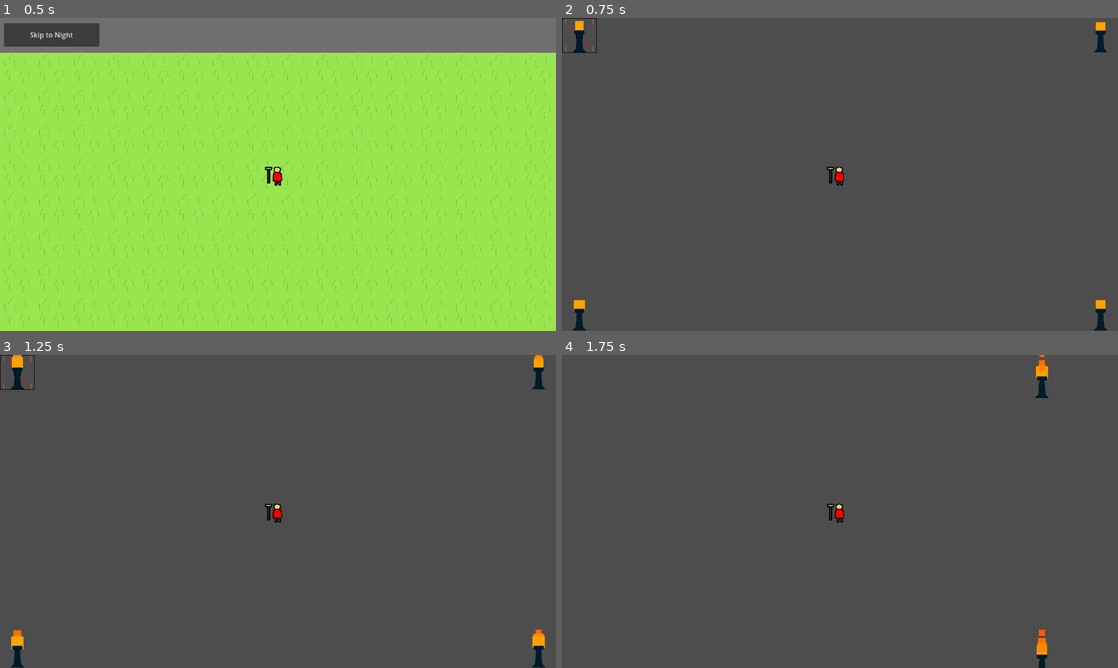
Above: before the commit, frames 1-4 (two rows, left to right).
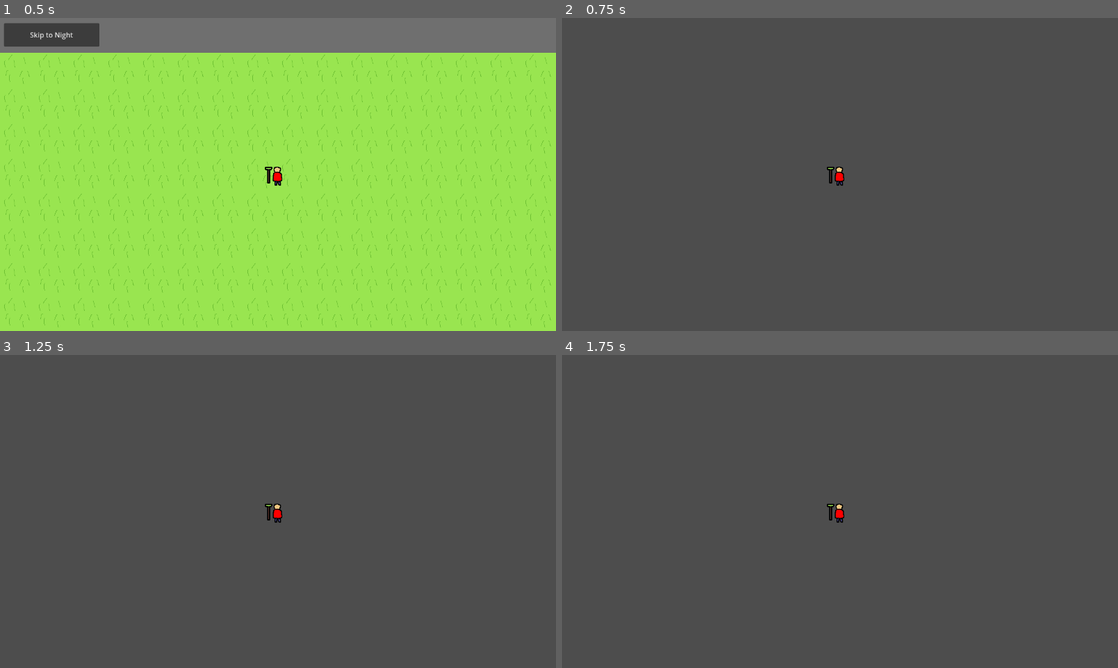
Above: after the commit, the same moments.

Repository: SwomeeSwann/cooler-pesticide
Game: Godot game, scene res://daytime.tscn
The game is run twice, just before and just after one commit, with the same random seed, the same clock (stepped at 60 frames per second) and the same inputs.
Inputs (mouse positions are in pixels of both pictures, inside the frame that each line leads up to):
- Up to frame 1 (0.5 s): no input
- Up to frame 2 (0.75 s): click "Skip to Night" at 0.5 s
- Up to frame 3 (1.25 s): no input
- Up to frame 4 (1.75 s): tap Enter at 1.25 s; move the mouse to (962, 495) at 1.27 s; hold D from 1.28 s (still down); click (962, 495) at 1.42 s

Frame 1 is identical in both runs. In frame 2, 0.7% of the frame differs, in the area x 0-98%, y 0-100%; in frame 3, 0.8%; in frame 4, 0.4%.

Commit message:
Add files via upload

Diff:
--- a/ProceduralScripting.gd
+++ b/ProceduralScripting.gd
@@ -1,28 +1 @@
 extends TileMap
-
-var agentPos = Vector2(0,0)
-var gridAround = []
-
-var itr = 0
-var maxIterations = 10
-# Called when the node enters the scene tree for the first time.
-func _ready():
-	generate_random()
-	pass # Replace with function body.
-
-
-# Called every frame. 'delta' is the elapsed time since the previous frame.
-func _process(delta):
-	pass
-
-func generate_random():
-	while itr < maxIterations:
-		var randomRoom = randi_range(0,1)
-		set_cell(0, agentPos, 0, Vector2(randomRoom,0))
-		gridAround = [Vector2(agentPos.x - 1, agentPos.y), Vector2(agentPos.x + 1, agentPos.y),
-			Vector2(agentPos.x, agentPos.y - 1), Vector2(agentPos.x, agentPos.y + 1)]
-
-		var randomCell = randi_range(0,3)
-		if get_cell_atlas_coords(0, gridAround[randomCell], false) == Vector2i(-1,-1):
-			agentPos = gridAround[randomCell]
-			itr += 1
--- a/SpriteScript.gd
+++ b/SpriteScript.gd
@@ -1,6 +1,6 @@
 extends Sprite2D
 
-
+@onready var daytime = get_node("/root/Daytime")
 # Called when the node enters the scene tree for the first time.
 func _ready():
 	position = Vector2(640,360)
@@ -10,13 +10,40 @@
 # Called every frame. 'delta' is the elapsed time since the previous frame.
 func _process(delta):
 	if Input.is_key_label_pressed(KEY_W):
-		position.y -= 300 * delta
+		if get_tree().current_scene == daytime:
+			if not position.y < 100:
+				position.y -= 300 * delta
+		else:
+			var floorData = get_node("/root/Night/FloorTiles")
+			var mapPos = floorData.local_to_map(Vector2(position.x, position.y - 20))
+			if not floorData.get_cell_atlas_coords(0, mapPos, false) == Vector2i(2,1):
+				position.y -= 300 * delta
 	if Input.is_key_label_pressed(KEY_A):
-		position.x -= 300 * delta
+		if get_tree().current_scene == daytime:
+				position.x -= 300 * delta
+		else:
+			var floorData = get_node("/root/Night/FloorTiles")
+			var mapPos = floorData.local_to_map(Vector2(position.x - 15, position.y))
+			if not floorData.get_cell_atlas_coords(0, mapPos, false) == Vector2i(2,1):
+				position.x -= 300 * delta
 	if Input.is_key_label_pressed(KEY_S):
-		position.y += 300 * delta
+		if get_tree().current_scene == daytime:
+				position.y += 300 * delta
+		else:
+			var floorData = get_node("/root/Night/FloorTiles")
+			var mapPos = floorData.local_to_map(Vector2(position.x, position.y + 20))
+			if not floorData.get_cell_atlas_coords(0, mapPos, false) == Vector2i(2,1):
+				position.y += 300 * delta
 	if Input.is_key_label_pressed(KEY_D):
-		position.x += 300 * delta
+		if get_tree().current_scene == daytime:
+				position.x += 300 * delta
+		else:
+			var floorData = get_node("/root/Night/FloorTiles")
+			var mapPos = floorData.local_to_map(Vector2(position.x + 15, position.y))
+			if not floorData.get_cell_atlas_coords(0, mapPos, false) == Vector2i(2,1):
+				position.x += 300 * delta
 
-	if Input.is_mouse_button_pressed(MOUSE_BUTTON_LEFT):
-		position.y -= 300 * delta
+
+	if Input.is_mouse_button_pressed(MOUSE_BUTTON_LEFT) and not get_parent() == daytime:
+		var floorData = get_node("/root/Night/FloorTiles")
+		position = floorData.map_to_local(Vector2(100,100))
--- a/farmingScript.gd
+++ b/farmingScript.gd
@@ -1,6 +1,6 @@
 extends TileMap
 
-
+@onready var parentNode = get_parent()
 # Called when the node enters the scene tree for the first time.
 func _ready():
 	pass # Replace with function body.
@@ -13,7 +13,6 @@
 
 func _input(event):
 	if event is InputEventMouseButton:
-		var parentNode = get_node("/root/Daytime")
 		if event.button_index == MOUSE_BUTTON_LEFT and get_parent() == parentNode:
 			var tilePos = local_to_map(event.position)
 			if not tilePos.y == 0:
--- a/night.tscn
+++ b/night.tscn
@@ -58,14 +58,6 @@
 [sub_resource type="TileSet" id="TileSet_ur82v"]
 tile_size = Vector2i(80, 80)
 sources/0 = SubResource("TileSetAtlasSource_o60wy")
-
-[sub_resource type="Curve" id="Curve_e054x"]
-_data = [Vector2(0, 1), 0.0, 0.0, 0, 0, Vector2(1, 0.472527), 0.0, 0.0, 0, 0]
-point_count = 2
-
-[sub_resource type="Gradient" id="Gradient_0id0j"]
-offsets = PackedFloat32Array(0, 0.537415, 1)
-colors = PackedColorArray(1, 0.713726, 0, 1, 1, 0.47451, 0, 1, 1, 0.329412, 0, 1)
 
 [sub_resource type="TileSetAtlasSource" id="TileSetAtlasSource_iwa80"]
 texture = ExtResource("4_p5ud1")
@@ -150,6 +142,14 @@
 tile_size = Vector2i(80, 80)
 sources/0 = SubResource("TileSetAtlasSource_iwa80")
 
+[sub_resource type="Curve" id="Curve_e054x"]
+_data = [Vector2(0, 1), 0.0, 0.0, 0, 0, Vector2(1, 0.472527), 0.0, 0.0, 0, 0]
+point_count = 2
+
+[sub_resource type="Gradient" id="Gradient_0id0j"]
+offsets = PackedFloat32Array(0, 0.537415, 1)
+colors = PackedColorArray(1, 0.713726, 0, 1, 1, 0.47451, 0, 1, 1, 0.329412, 0, 1)
+
 [node name="Night" type="Node2D"]
 
 [node name="LevelGen" type="TileMap" parent="."]
@@ -157,55 +157,58 @@
 format = 2
 script = ExtResource("3_uj3uo")
 
-[node name="Fire" type="CPUParticles2D" parent="."]
-position = Vector2(40, 19)
-amount = 4
-direction = Vector2(1, 1)
-spread = 90.0
-gravity = Vector2(0, -100)
-scale_amount_min = 20.0
-scale_amount_max = 30.0
-scale_amount_curve = SubResource("Curve_e054x")
-color_ramp = SubResource("Gradient_0id0j")
-
-[node name="Fire3" type="CPUParticles2D" parent="."]
-position = Vector2(1240, 662)
-amount = 4
-direction = Vector2(1, 1)
-spread = 90.0
-gravity = Vector2(0, -100)
-scale_amount_min = 20.0
-scale_amount_max = 30.0
-scale_amount_curve = SubResource("Curve_e054x")
-color_ramp = SubResource("Gradient_0id0j")
-
-[node name="Fire4" type="CPUParticles2D" parent="."]
-position = Vector2(40, 664)
-amount = 4
-direction = Vector2(1, 1)
-spread = 90.0
-gravity = Vector2(0, -100)
-scale_amount_min = 20.0
-scale_amount_max = 30.0
-scale_amount_curve = SubResource("Curve_e054x")
-color_ramp = SubResource("Gradient_0id0j")
-
-[node name="Fire2" type="CPUParticles2D" parent="."]
-position = Vector2(1240, 22)
-amount = 4
-direction = Vector2(1, 1)
-spread = 90.0
-gravity = Vector2(0, -100)
-scale_amount_min = 20.0
-scale_amount_max = 30.0
-scale_amount_curve = SubResource("Curve_e054x")
-color_ramp = SubResource("Gradient_0id0j")
-
 [node name="FloorTiles" type="TileMap" parent="."]
 tile_set = SubResource("TileSet_1rhgj")
 format = 2
-layer_0/tile_data = PackedInt32Array(0, 0, 1, 15, 0, 1, 524303, 0, 1, 524288, 0, 1)
 script = ExtResource("5_nkpb2")
+
+[node name="Fire" type="CPUParticles2D" parent="."]
+visible = false
+position = Vector2(40, 19)
+amount = 4
+direction = Vector2(1, 1)
+spread = 90.0
+gravity = Vector2(0, -100)
+scale_amount_min = 20.0
+scale_amount_max = 30.0
+scale_amount_curve = SubResource("Curve_e054x")
+color_ramp = SubResource("Gradient_0id0j")
+
+[node name="Fire3" type="CPUParticles2D" parent="."]
+visible = false
+position = Vector2(1240, 662)
+amount = 4
+direction = Vector2(1, 1)
+spread = 90.0
+gravity = Vector2(0, -100)
+scale_amount_min = 20.0
+scale_amount_max = 30.0
+scale_amount_curve = SubResource("Curve_e054x")
+color_ramp = SubResource("Gradient_0id0j")
+
+[node name="Fire4" type="CPUParticles2D" parent="."]
+visible = false
+position = Vector2(40, 664)
+amount = 4
+direction = Vector2(1, 1)
+spread = 90.0
+gravity = Vector2(0, -100)
+scale_amount_min = 20.0
+scale_amount_max = 30.0
+scale_amount_curve = SubResource("Curve_e054x")
+color_ramp = SubResource("Gradient_0id0j")
+
+[node name="Fire2" type="CPUParticles2D" parent="."]
+visible = false
+position = Vector2(1240, 22)
+amount = 4
+direction = Vector2(1, 1)
+spread = 90.0
+gravity = Vector2(0, -100)
+scale_amount_min = 20.0
+scale_amount_max = 30.0
+scale_amount_curve = SubResource("Curve_e054x")
+color_ramp = SubResource("Gradient_0id0j")
 
 [node name="Enemy" type="Sprite2D" parent="."]
 position = Vector2(635, 326)
@@ -216,3 +219,4 @@
 script = ExtResource("2_olgg7")
 
 [node name="Camera2D" type="Camera2D" parent="Player"]
+visible = false
--- a/project.godot
+++ b/project.godot
@@ -10,7 +10,7 @@
 
 [application]
 
-config/name="Pesticide"
+config/name="Pesticide-remastered"
 run/main_scene="res://daytime.tscn"
 config/features=PackedStringArray("4.2", "Forward Plus")
 config/icon="res://icon.svg"
Binary file changed: LevelGenSheet.png
Binary file changed: TileSheet.png
